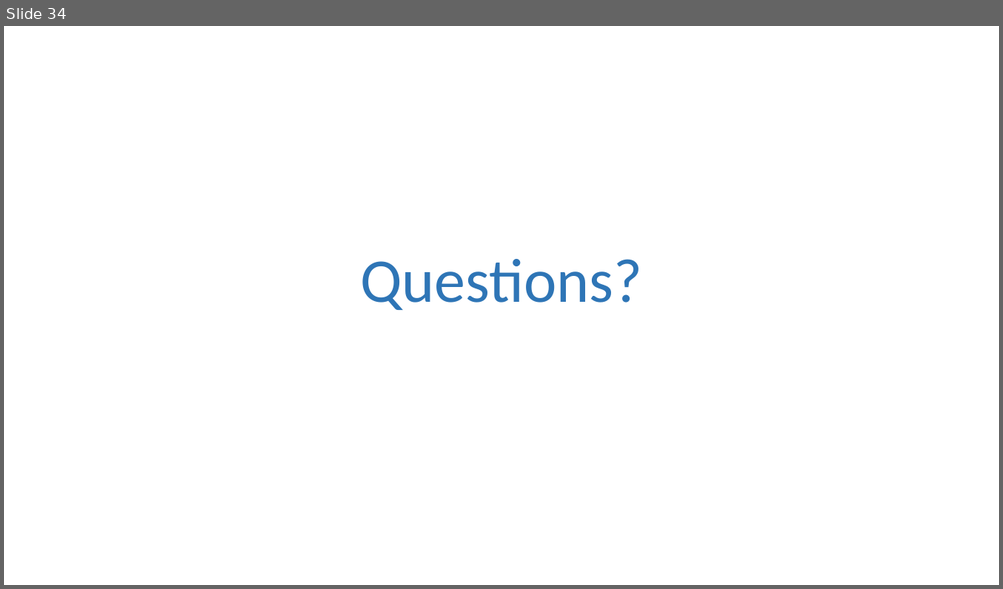
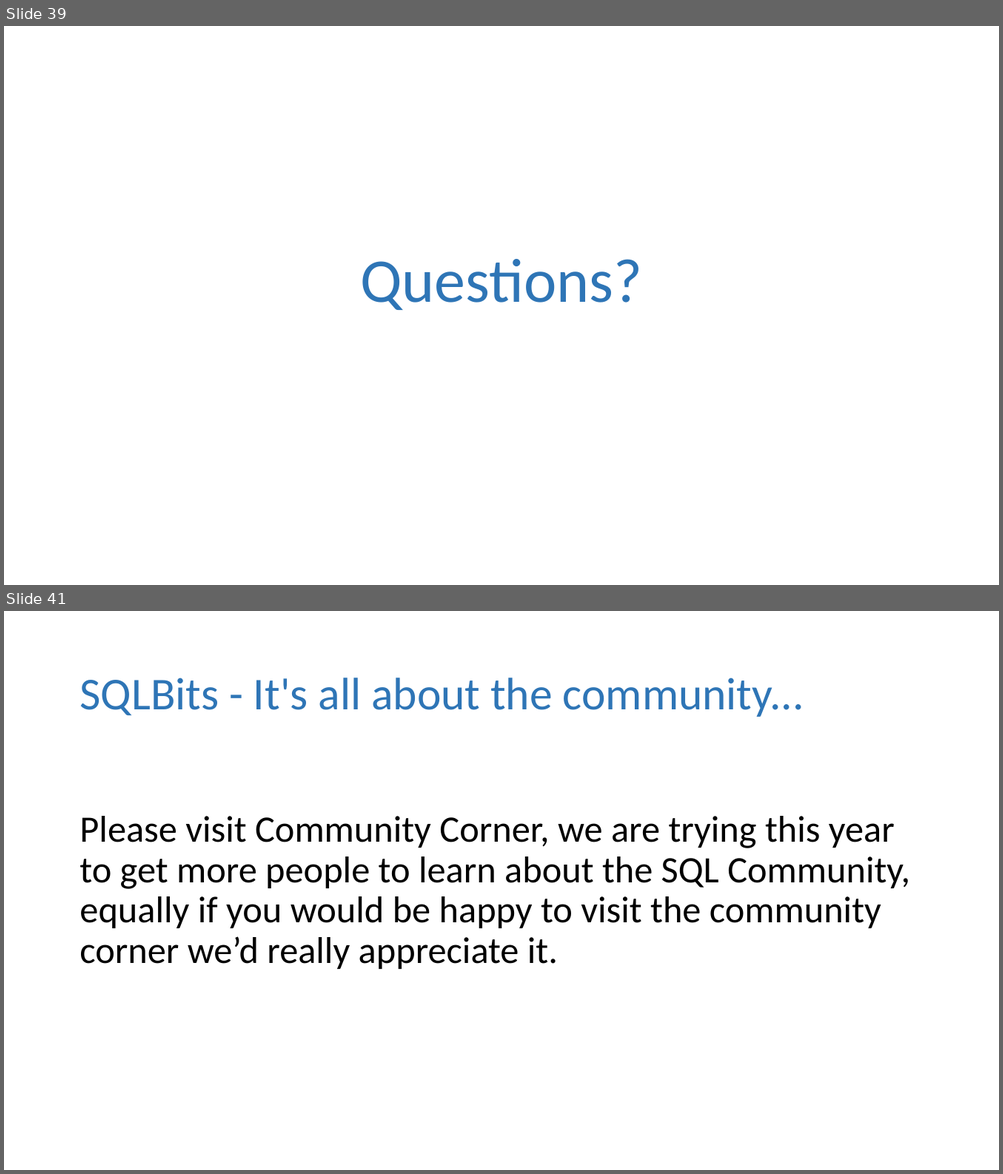
Before and after one commit to dbafromthecold/IntroToPartitioning, a slide deck: Intro to Partitioning.pptx. Shown one above the other, each under a label of ours: slide 34 before the commit, slides 39 and 41 after it; the slides between them are not shown. The pictures are 1003x589 and 1003x1174 pixels, drawn with LibreOffice and Linux fonts; fonts in the diff are those of the drawing; background and template pictures are left out. Boxes give left, top, right and bottom in pixels: in the first picture for what was removed or moved away, otherwise in the second. Text is boxed around its words. In the diff, an @@ line names an element or a change of style, - is before the commit and + after.

```diff
--- a/Intro to Partitioning.pptx
+++ b/Intro to Partitioning.pptx
@@ slide 41 added at bbox=[4, 611, 999, 1170], background picture (left out) @@
@@ title added at bbox=[79, 678, 804, 717], 44 pt, text #2E75B6 @@
+SQLBits - It's all about the community...
@@ text added at bbox=[79, 816, 910, 969], 36 pt, text #000000 @@
+Please visit Community Corner, we are trying this year to get more people to learn about the SQL Community, equally if you would be happy to visit the community corner we’d really appreciate it.
@@ what was slide 34 is now slide 39 @@
```
Also in this commit, not shown: 10 slides changed, 7 other slides added, 1 slide removed, 5 other files.
